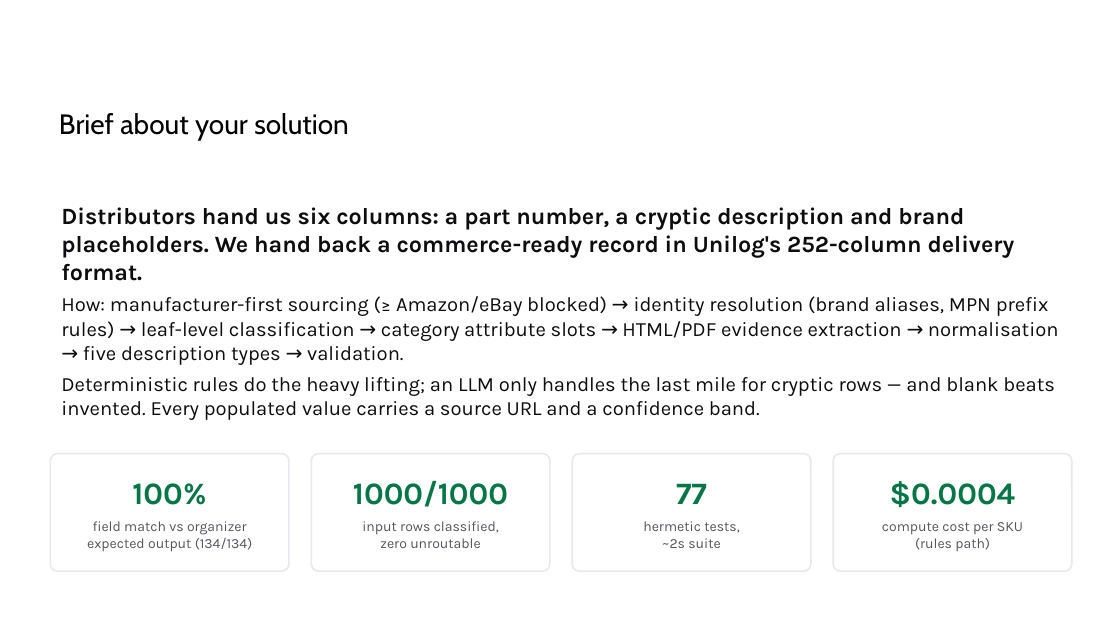
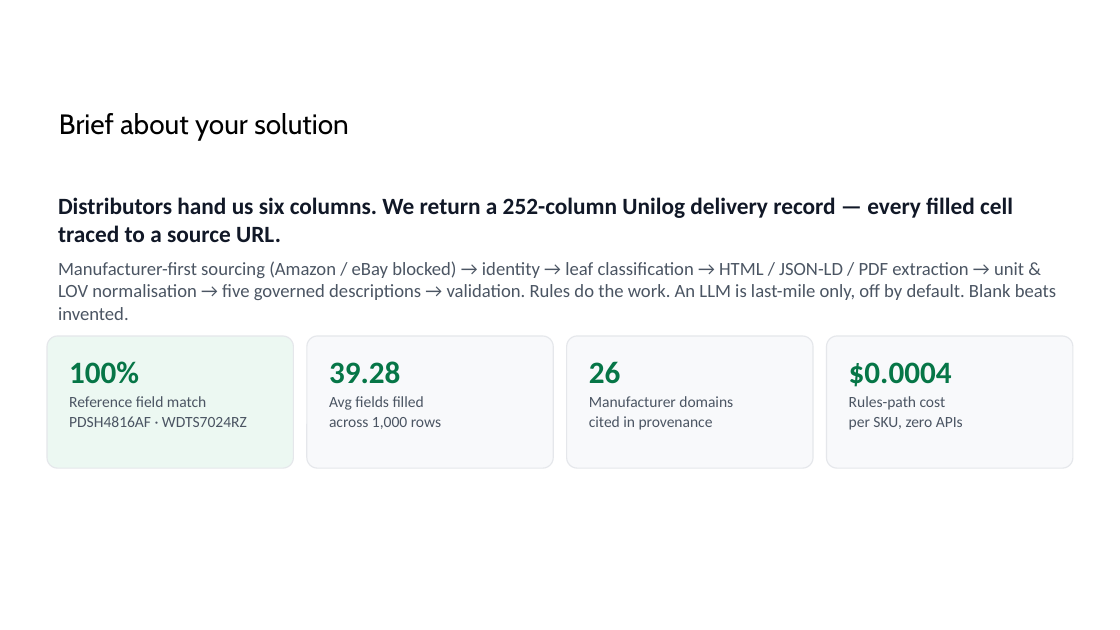
Before and after one commit to shiwani42/unihack-product-enrichment, a slide deck: slide 3 of submission/UniHack_thExplorers_Prototype.pptx. Drawn at 1120x630 pixels with LibreOffice and Linux fonts; fonts in the diff are those of the drawing; background and template pictures are left out. Boxes give left, top, right and bottom in pixels: in the first picture for what was removed or moved away, otherwise in the second. Text is boxed around its words. In the diff, an @@ line names an element or a change of style, - is before the commit and + after.

```diff
--- a/submission/UniHack_thExplorers_Prototype.pptx
+++ b/submission/UniHack_thExplorers_Prototype.pptx
@@ text at (58, 197, 1056, 320): text changed; size 13 to 12 pt; font Karla to Calibri; text colour #0D0D0F to #4B5563 @@
-Distributors hand us six columns: a part number, a cryptic description and brand placeholders. We hand back a commerce-ready record in Unilog's 252-column delivery format.
-How: manufacturer-first sourcing (≥ Amazon/eBay blocked) → identity resolution (brand aliases, MPN prefix rules) → leaf-level classification → category attribute slots → HTML/PDF evidence extraction → normalisation → five description types → validation.
-Deterministic rules do the heavy lifting; an LLM only handles the last mile for cryptic rows — and blank beats invented. Every populated value carries a source URL and a confidence band.
+Distributors hand us six columns. We return a 252-column Unilog delivery record — every filled cell traced to a source URL.
+Manufacturer-first sourcing (Amazon / eBay blocked) → identity → leaf classification → HTML / JSON-LD / PDF extraction → unit & LOV normalisation → five governed descriptions → validation. Rules do the work. An LLM is last-mile only, off by default. Blank beats invented.
@@ rounded rectangle: place and size @@
-rounded rectangle at (50, 454, 289, 571)
+rounded rectangle at (47, 336, 293, 468)
@@ rounded rectangle at (47, 336, 293, 468): fill #FFFFFF to #ECF8F2; outline #E8E8ED 1 pt to #E5E7EB 0.75 pt; proportions changed @@
@@ rounded rectangle added at (307, 336, 553, 468), fill #F8F9FB, outline #E5E7EB 0.75 pt @@
@@ rounded rectangle added at (567, 336, 813, 468), fill #F8F9FB, outline #E5E7EB 0.75 pt @@
@@ rounded rectangle added at (827, 336, 1073, 468), fill #F8F9FB, outline #E5E7EB 0.75 pt @@
@@ text added at (69, 361, 247, 427), 10 pt, text #4B5563 @@
+100%
+Reference field match
+PDSH4816AF · WDTS7024RZ
@@ text added at (329, 361, 441, 429), 10 pt, text #4B5563 @@
+39.28
+Avg fields filled
+across 1,000 rows
@@ text added at (589, 361, 733, 430), 10 pt, text #4B5563 @@
+26
+Manufacturer domains
+cited in provenance
@@ text added at (849, 362, 963, 430), 10 pt, text #4B5563 @@
+$0.0004
+Rules-path cost
+per SKU, zero APIs
@@ rounded rectangle removed at (311, 454, 550, 571) @@
-1000/1000
-input rows classified,
-zero unroutable
@@ rounded rectangle removed at (572, 454, 811, 571) @@
-77
-hermetic tests,
-~2s suite
@@ rounded rectangle removed at (833, 454, 1072, 571) @@
-$0.0004
-compute cost per SKU
-(rules path)
@@ text in rounded rectangle at (87, 483, 252, 552): text removed @@
-100%
-field match vs organizer
-expected output (134/134)
```
Also in this commit, not shown: 12 other slides changed, 2 slides added, 2 slides removed, 43 other files.
